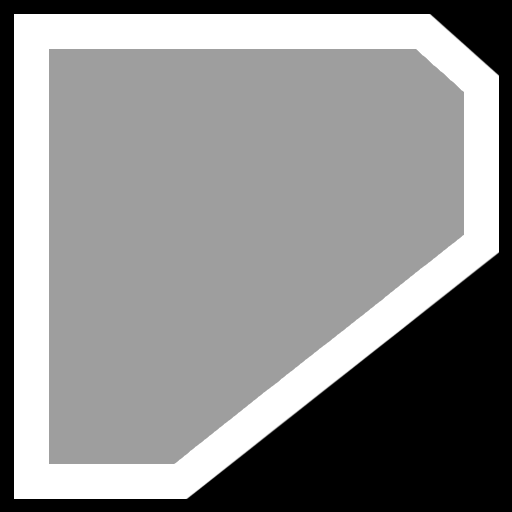
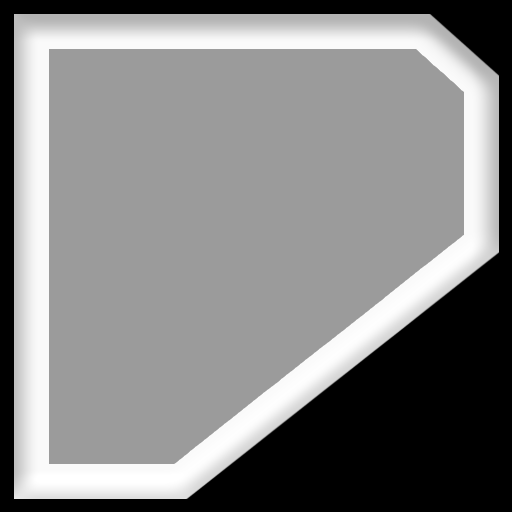
Layers edited between the first and the second 512px x 512px image:
pixels changed over [14, 14, 499, 499] (layer not identified)
